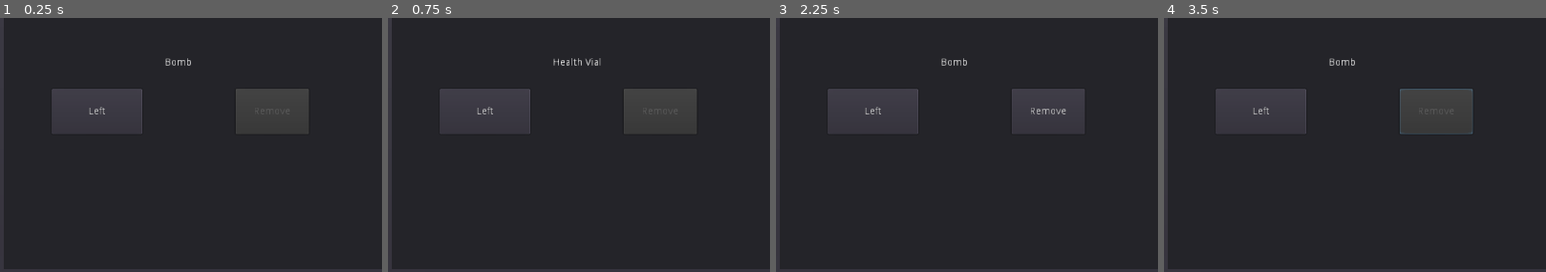
Above: before the commit, frames 1-4 (left to right).
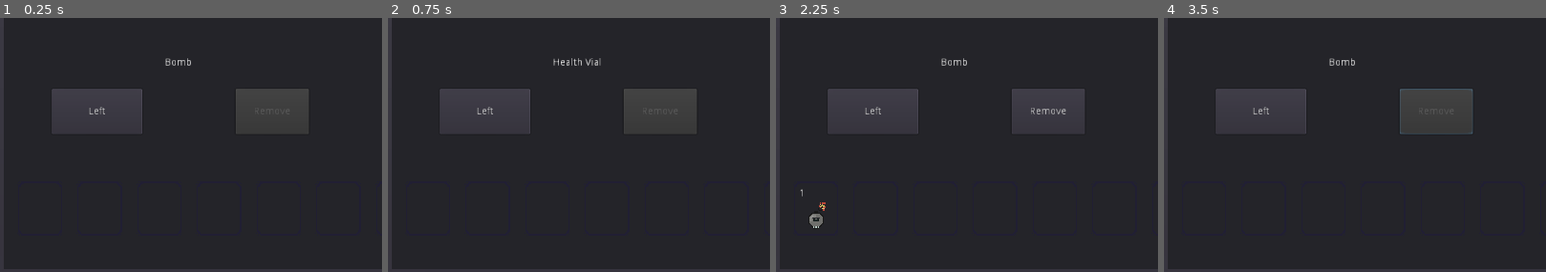
Above: after the commit, the same moments.

Repository: SiTOTG/Magic-Wars
Game: Godot game, scene res://World/Battle/PreBattle.tscn
Same seed, same stepped clock (60 frames per second), same inputs: the game is played once before the commit and once after it. The engine's default icon, where the game draws it, is replaced by a stand-in: a white triangle on a blue panel in a dark square.
Inputs:
- Up to frame 1 (0.25 s): no input
- Up to frame 2 (0.75 s): click "Right" at 0.5 s
- Up to frame 3 (2.25 s): click "Left" at 1.25 s; click "Add" at 2 s
- Up to frame 4 (3.5 s): click "Remove" at 2.75 s
The pictures show only the part of the screen within x 0-50%, y 50-100%; the shares and areas given below are measured in that part.

The runs differ from the first frame. In frame 3, 0.2% of the frame differs, in the area x 6-13%, y 67-83%; in frame 4, less than 0.1%.

Commit message:
Add item preview to pre-battle screen

Diff:
--- a/Player/P1.tres
+++ b/Player/P1.tres
@@ -6,6 +6,7 @@
 [ext_resource path="res://World/Items/ItemSlot.gd" type="Script" id=4]
 [ext_resource path="res://World/Items/Bomb.tres" type="Resource" id=5]
 [ext_resource path="res://Character/Character.gd" type="Script" id=6]
+[ext_resource path="res://icon.png" type="Texture" id=7]
 
 [sub_resource type="Resource" id=3]
 script = ExtResource( 6 )
@@ -15,6 +16,7 @@
 damage = 1
 max_mp = 150
 point_cost = 3
+icon = ExtResource( 7 )
 
 [sub_resource type="Resource" id=4]
 script = ExtResource( 6 )
@@ -24,6 +26,7 @@
 damage = 1
 max_mp = 100
 point_cost = 5
+icon = ExtResource( 7 )
 
 [sub_resource type="Resource" id=5]
 script = ExtResource( 6 )
@@ -33,6 +36,7 @@
 damage = 4
 max_mp = 100
 point_cost = 5
+icon = ExtResource( 7 )
 
 [sub_resource type="Resource" id=6]
 script = ExtResource( 6 )
@@ -42,6 +46,7 @@
 damage = 1
 max_mp = 100
 point_cost = 3
+icon = ExtResource( 7 )
 
 [sub_resource type="Resource" id=1]
 script = ExtResource( 4 )
--- a/World/Battle/PreBattle.tscn
+++ b/World/Battle/PreBattle.tscn
@@ -1,9 +1,11 @@
-[gd_scene load_steps=5 format=2]
+[gd_scene load_steps=7 format=2]
 
 [ext_resource path="res://World/Battle/PreBattle.gd" type="Script" id=1]
 [ext_resource path="res://World/Battle/PreBattle/SingleCharacterView.tscn" type="PackedScene" id=2]
 [ext_resource path="res://World/Battle/PreBattle/SingleItemSelect.tscn" type="PackedScene" id=3]
 [ext_resource path="res://World/Battle/CharacterPreview.gd" type="Script" id=4]
+[ext_resource path="res://World/Items/ItemSlotUI.tscn" type="PackedScene" id=5]
+[ext_resource path="res://World/Battle/PreBattle/ItemPreview.gd" type="Script" id=6]
 
 [node name="PreBattle" type="Control"]
 anchor_right = 1.0
@@ -15,7 +17,6 @@
 anchor_bottom = 1.0
 
 [node name="Inventory" type="Panel" parent="Selector"]
-visible = false
 anchor_right = 1.0
 anchor_bottom = 1.0
 margin_left = 4.0
@@ -48,7 +49,64 @@
 margin_right = 1023.0
 margin_bottom = 469.0
 
+[node name="ItemPreview" type="HBoxContainer" parent="Selector/Inventory"]
+anchor_top = 1.0
+anchor_bottom = 1.0
+margin_left = 12.0
+margin_top = -131.0
+margin_right = 684.0
+margin_bottom = -37.0
+script = ExtResource( 6 )
+
+[node name="ItemSlot" parent="Selector/Inventory/ItemPreview" instance=ExtResource( 5 )]
+margin_right = 80.0
+margin_bottom = 94.0
+item_slot = null
+
+[node name="ItemSlot2" parent="Selector/Inventory/ItemPreview" instance=ExtResource( 5 )]
+margin_left = 84.0
+margin_right = 165.0
+margin_bottom = 94.0
+item_slot = null
+
+[node name="ItemSlot3" parent="Selector/Inventory/ItemPreview" instance=ExtResource( 5 )]
+margin_left = 169.0
+margin_right = 249.0
+margin_bottom = 94.0
+item_slot = null
+
+[node name="ItemSlot4" parent="Selector/Inventory/ItemPreview" instance=ExtResource( 5 )]
+margin_left = 253.0
+margin_right = 334.0
+margin_bottom = 94.0
+item_slot = null
+
+[node name="ItemSlot5" parent="Selector/Inventory/ItemPreview" instance=ExtResource( 5 )]
+margin_left = 338.0
+margin_right = 418.0
+margin_bottom = 94.0
+item_slot = null
+
+[node name="ItemSlot6" parent="Selector/Inventory/ItemPreview" instance=ExtResource( 5 )]
+margin_left = 422.0
+margin_right = 503.0
+margin_bottom = 94.0
+item_slot = null
+
+[node name="ItemSlot7" parent="Selector/Inventory/ItemPreview" instance=ExtResource( 5 )]
+margin_left = 507.0
+margin_right = 587.0
+margin_bottom = 94.0
+item_slot = null
+
+[node name="ItemSlot8" parent="Selector/Inventory/ItemPreview" instance=ExtResource( 5 )]
+margin_left = 591.0
+margin_right = 672.0
+margin_bottom = 94.0
+item_slot = null
+
 [node name="Party" type="Panel" parent="Selector"]
+visible = false
 anchor_right = 1.0
 anchor_bottom = 1.0
 margin_left = 4.0
@@ -165,5 +223,7 @@
 margin_right = 366.0
 margin_bottom = 136.0
 
+[connection signal="item_selected" from="Selector/Inventory/ItemSelector/SingleItemView" to="Selector/Inventory/ItemPreview" method="_on_SingleItemView_item_selected"]
+[connection signal="item_unselected" from="Selector/Inventory/ItemSelector/SingleItemView" to="Selector/Inventory/ItemPreview" method="_on_SingleItemView_item_unselected"]
 [connection signal="character_selected" from="Selector/Party/CharacterSelector/SingleCharacterView" to="Selector/Party/Preview" method="_on_SingleCharacterView_character_selected"]
 [connection signal="character_unselected" from="Selector/Party/CharacterSelector/SingleCharacterView" to="Selector/Party/Preview" method="_on_SingleCharacterView_character_unselected"]
--- /dev/null
+++ b/World/Battle/PreBattle/ItemPreview.gd
@@ -0,0 +1,34 @@
+extends HBoxContainer
+
+var item_list = []
+
+func update_preview(item: ItemSlot, current_stack_size: int):
+	if current_stack_size == 0:
+		# Remove
+		var pos = item_list.find(item)
+		item_list.remove(pos)
+	else:
+		# Add
+		var pos = item_list.find(item)
+		if pos == -1:
+			item_list.append(item)
+		item.stacks = current_stack_size
+
+	update_ui()
+
+func update_ui():
+	for i in range(get_child_count()):
+		var slot: ItemSlotUI = get_children()[i]
+		if i >= item_list.size():
+			slot.item_slot = null
+			continue
+		var cur_item: ItemSlot = item_list[i]
+		slot.item_slot = cur_item
+		slot.item_slot.remaining = cur_item.item.stack_size * cur_item.stacks
+
+func _on_SingleItemView_item_selected(item: ItemSlot, current_points, current_stack_size: int, all_selected_items):
+	update_preview(item, current_stack_size)
+
+
+func _on_SingleItemView_item_unselected(item: ItemSlot, current_points, current_stack_size: int, all_selected_item):
+	update_preview(item, current_stack_size)
--- a/World/Items/ItemSlotUI.gd
+++ b/World/Items/ItemSlotUI.gd
@@ -1,4 +1,5 @@
 tool
+class_name ItemSlotUI
 extends Panel
 
 export (Resource) var item_slot setget set_item
--- a/project.godot
+++ b/project.godot
@@ -78,6 +78,11 @@
 "class": "ItemSlot",
 "language": "GDScript",
 "path": "res://World/Items/ItemSlot.gd"
+}, {
+"base": "Panel",
+"class": "ItemSlotUI",
+"language": "GDScript",
+"path": "res://World/Items/ItemSlotUI.gd"
 }, {
 "base": "Action",
 "class": "MultiOptionAction",
@@ -139,6 +144,7 @@
 "Item": "",
 "ItemAction": "",
 "ItemSlot": "",
+"ItemSlotUI": "",
 "MultiOptionAction": "",
 "Player": "",
 "Selector": "",
Not shown: 1 places in Player/P1.tres that only renumber resources
